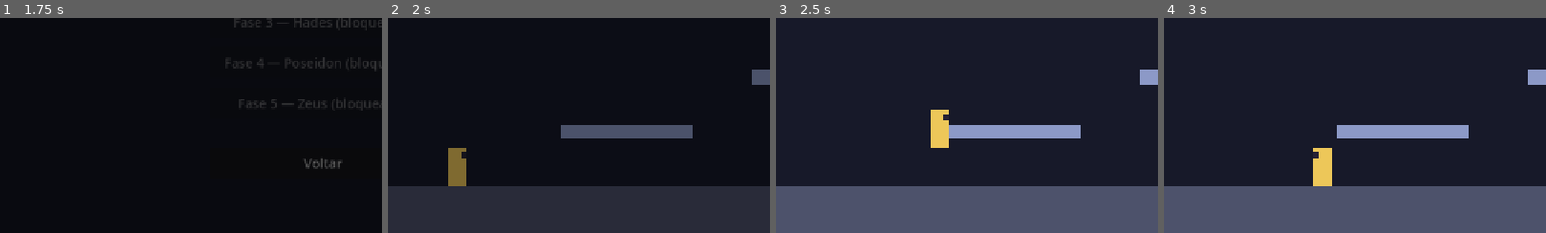
Above: before the commit, frames 1-4 (left to right).
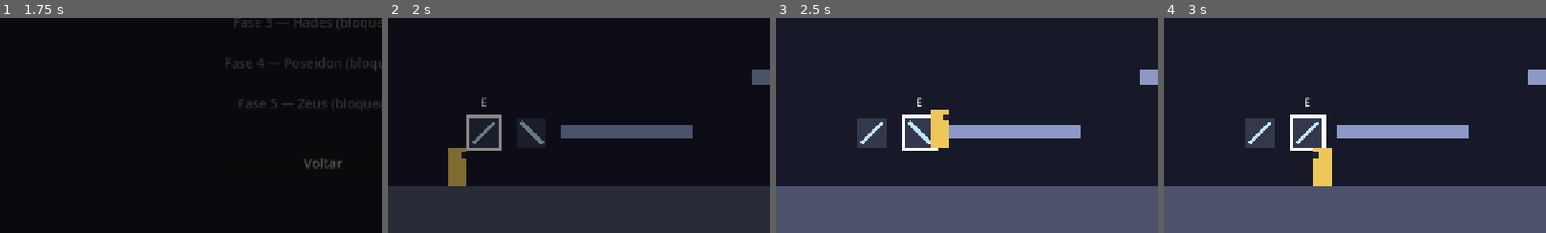
Above: after the commit, the same moments.

Repository: PedroBrassi/ascensao-ao-olimpo
Game: Godot game, scene res://cenas/ui/menu_principal.tscn
The game is run twice, just before and just after one commit, with the same random seed, the same clock (stepped at 60 frames per second) and the same inputs.
Inputs:
- Up to frame 1 (1.75 s): click "Jogar" at 0.5 s; hold D (mover_direita) from 1.28 s (still down); tap E (interagir) at 1.35 s; tap Space (pular) at 1.52 s
- Up to frame 2 (2 s): keep holding D (mover_direita)
- Up to frame 3 (2.5 s): keep holding D (mover_direita); tap E (interagir) at 2.1 s; tap Space (pular) at 2.27 s
- Up to frame 4 (3 s): release D (mover_direita) at 2.78 s; hold A (mover_esquerda) from 2.78 s (still down); tap E (interagir) at 2.85 s
The pictures show only the part of the screen within x 8-58%, y 50-100%; the shares and areas given below are measured in that part.

Frame 1 is identical in both runs. In frame 2, 0.8% of the frame differs, in the area x 20-41%, y 36-62%; in frame 3, 2.4%; in frame 4, 2.7%, in the area x 21-43%, y 36-62%.

Commit message:
Etapa 1: interação com objetos, espelho de Afrodite e queda sempre tira vida

Diff:
--- /dev/null
+++ b/cenas/fases/fase_1_afrodite/elementos/espelho.tscn
@@ -0,0 +1,46 @@
+[gd_scene format=3 uid="uid://c4regr3l7qkmn"]
+
+[ext_resource type="Script" uid="uid://m68i2d7msdgw" path="res://scripts/fases/fase_1_afrodite/espelho.gd" id="1_85fuv"]
+[ext_resource type="Script" uid="uid://5cr561w6hlpq" path="res://scripts/sistemas/interativo.gd" id="2_8c5cb"]
+
+[node name="Espelho" type="Node2D" unique_id=700286824]
+script = ExtResource("1_85fuv")
+
+[node name="Destaque" type="ColorRect" parent="." unique_id=2077117084]
+visible = false
+offset_left = -30.0
+offset_top = -30.0
+offset_right = 30.0
+offset_bottom = 30.0
+mouse_filter = 2
+
+[node name="Moldura" type="ColorRect" parent="." unique_id=812106795]
+offset_left = -24.0
+offset_top = -24.0
+offset_right = 24.0
+offset_bottom = 24.0
+mouse_filter = 2
+color = Color(0.2, 0.22, 0.3, 1)
+
+[node name="Face" type="Line2D" parent="." unique_id=313473289]
+points = PackedVector2Array(-18, 18, 18, -18)
+width = 6.0
+default_color = Color(0.75, 0.9, 1, 1)
+
+[node name="Dica" type="Label" parent="." unique_id=1192706078]
+visible = false
+offset_left = -20.0
+offset_top = -66.0
+offset_right = 20.0
+offset_bottom = -38.0
+theme_override_colors/font_color = Color(1, 1, 1, 1)
+theme_override_font_sizes/font_size = 20
+text = "E"
+horizontal_alignment = 1
+vertical_alignment = 1
+
+[node name="Interativo" type="Node2D" parent="." unique_id=1965180105 node_paths=PackedStringArray("destaque", "dica")]
+script = ExtResource("2_8c5cb")
+alcance = 80.0
+destaque = NodePath("../Destaque")
+dica = NodePath("../Dica")
--- a/cenas/fases/teste/area_teste.tscn
+++ b/cenas/fases/teste/area_teste.tscn
@@ -2,6 +2,7 @@
 
 [ext_resource type="PackedScene" uid="uid://dvkyqfj5qsk48" path="res://cenas/jogador/jogador.tscn" id="1_ejfvi"]
 [ext_resource type="Script" uid="uid://duc02wmwkk3ha" path="res://scripts/fases/area_de_jogo.gd" id="1_rqe2n"]
+[ext_resource type="PackedScene" uid="uid://c4regr3l7qkmn" path="res://cenas/fases/fase_1_afrodite/elementos/espelho.tscn" id="2_4w4ih"]
 [ext_resource type="PackedScene" uid="uid://flqij84s5vsb" path="res://cenas/objetos/espinhos.tscn" id="3_4hbwe"]
 [ext_resource type="Script" uid="uid://dqstreepw4ry4" path="res://scripts/objetos/zona_de_queda.gd" id="4_y4u2d"]
 [ext_resource type="PackedScene" uid="uid://bj7na3ehi027a" path="res://cenas/objetos/checkpoint.tscn" id="5_cn5tp"]
@@ -121,6 +122,13 @@
 mouse_filter = 2
 color = Color(0.3, 0.32, 0.42, 1)
 
+[node name="Espelho" parent="." unique_id=700286824 instance=ExtResource("2_4w4ih")]
+position = Vector2(260, 552)
+
+[node name="Espelho2" parent="." unique_id=1702575940 instance=ExtResource("2_4w4ih")]
+position = Vector2(340, 552)
+orientacao_inicial = 1
+
 [node name="Jogador" parent="." unique_id=1220948030 instance=ExtResource("1_ejfvi")]
 position = Vector2(200, 640)
 
--- a/cenas/jogador/jogador.tscn
+++ b/cenas/jogador/jogador.tscn
@@ -3,6 +3,7 @@
 [ext_resource type="Script" uid="uid://dp2sdcqpe73md" path="res://scripts/jogador/jogador.gd" id="1_tm1li"]
 [ext_resource type="Script" uid="uid://bglpivvu8frab" path="res://scripts/sistemas/hurtbox.gd" id="2_gaiqy"]
 [ext_resource type="Script" uid="uid://dti7cud0ewnyg" path="res://scripts/sistemas/vida.gd" id="3_nkbb3"]
+[ext_resource type="Script" uid="uid://djfcowt2kcgc" path="res://scripts/jogador/interacao_do_jogador.gd" id="4_nkbb3"]
 
 [sub_resource type="RectangleShape2D" id="RectangleShape2D_ismvl"]
 size = Vector2(32, 64)
@@ -53,3 +54,7 @@
 script = ExtResource("3_nkbb3")
 hurtbox = NodePath("../Hurtbox")
 visual = NodePath("../Visual")
+
+[node name="Interacao" type="Node2D" parent="." unique_id=1834619175]
+position = Vector2(0, -32)
+script = ExtResource("4_nkbb3")
--- /dev/null
+++ b/scripts/fases/fase_1_afrodite/espelho.gd
@@ -0,0 +1,65 @@
+class_name Espelho
+extends Node2D
+## Espelho do puzzle de luz da fase de Afrodite.
+##
+## Tem duas orientações lógicas, "/" e "\", e troca de uma para a outra a
+## cada interação do personagem. A orientação é um valor guardado no script,
+## e não a rotação do desenho: quem for calcular o caminho da luz lê a
+## variável `orientacao`.
+##
+## PROVISÓRIO: o desenho é uma linha diagonal dentro de um quadrado. Quando
+## a arte chegar, cada orientação ganha a sua imagem.
+
+## Emitido quando a orientação muda.
+signal orientacao_mudou(orientacao: Orientacao)
+
+enum Orientacao {
+	BARRA,        ## "/": sobe da esquerda para a direita
+	CONTRABARRA,  ## "\": desce da esquerda para a direita
+}
+
+## Metade do tamanho da linha provisória, em pixels.
+const MEIA_FACE := 18.0
+
+## Orientação com que o espelho começa a área.
+@export var orientacao_inicial := Orientacao.BARRA
+
+## Orientação atual. Para mudar, use alternar() ou definir_orientacao().
+var orientacao := Orientacao.BARRA
+
+@onready var _face: Line2D = $Face
+@onready var _interativo: Interativo = $Interativo
+
+
+func _ready() -> void:
+	orientacao = orientacao_inicial
+	_interativo.acionado.connect(_ao_ser_acionado)
+	_atualizar_desenho()
+
+
+## Troca "/" por "\" e vice-versa.
+func alternar() -> void:
+	if orientacao == Orientacao.BARRA:
+		definir_orientacao(Orientacao.CONTRABARRA)
+	else:
+		definir_orientacao(Orientacao.BARRA)
+
+
+func definir_orientacao(nova: Orientacao) -> void:
+	if nova == orientacao:
+		return
+	orientacao = nova
+	_atualizar_desenho()
+	orientacao_mudou.emit(orientacao)
+
+
+func _ao_ser_acionado(_jogador: Node2D) -> void:
+	alternar()
+
+
+func _atualizar_desenho() -> void:
+	# No Godot o eixo y cresce para baixo: "/" vai de baixo-esquerda a cima-direita.
+	if orientacao == Orientacao.BARRA:
+		_face.points = PackedVector2Array([Vector2(-MEIA_FACE, MEIA_FACE), Vector2(MEIA_FACE, -MEIA_FACE)])
+	else:
+		_face.points = PackedVector2Array([Vector2(-MEIA_FACE, -MEIA_FACE), Vector2(MEIA_FACE, MEIA_FACE)])
--- /dev/null
+++ b/scripts/jogador/interacao_do_jogador.gd
@@ -0,0 +1,72 @@
+class_name InteracaoDoJogador
+extends Node2D
+## Parte do personagem que cuida da interação com objetos.
+##
+## A cada quadro, escolhe o Interativo mais próximo que esteja ao alcance e
+## o marca como selecionado. Ao apertar "interagir", aciona esse objeto.
+## A distância é medida a partir da posição deste nó.
+##
+## Com o jogo pausado (pausa, derrota ou escurecimento da tela) este nó não
+## roda, então não há interação nesses momentos.
+
+## Emitido quando o objeto selecionado muda. Vem nulo quando não há nenhum.
+signal selecao_mudou(objeto: Interativo)
+## Emitido quando o personagem aciona um objeto.
+signal interagiu(objeto: Interativo)
+
+## Desligue para o personagem deixar de interagir por um tempo.
+@export var habilitada := true
+## Para trocar de objeto, o outro precisa estar mais perto que o atual por
+## mais do que esta distância. Evita a seleção ficar alternando quando dois
+## objetos estão quase à mesma distância.
+@export var margem_de_troca := 4.0
+
+## Objeto que será acionado ao apertar o botão. Nulo quando não há nenhum.
+var selecionado: Interativo = null
+
+
+func _physics_process(_delta: float) -> void:
+	_atualizar_selecao()
+	if selecionado == null:
+		return
+	# just_pressed só vale no quadro em que o botão desce: segurar não repete.
+	if Input.is_action_just_pressed("interagir") and not Transicao.em_andamento():
+		selecionado.acionar(get_parent() as Node2D)
+		interagiu.emit(selecionado)
+
+
+func _atualizar_selecao() -> void:
+	if not is_instance_valid(selecionado):
+		selecionado = null  # o objeto saiu da cena
+	if not habilitada:
+		_selecionar(null)
+		return
+
+	var ponto := global_position
+	var mais_proximo: Interativo = null
+	var menor_distancia := INF
+	for no in get_tree().get_nodes_in_group(Interativo.GRUPO):
+		var objeto := no as Interativo
+		if objeto == null or not objeto.esta_ao_alcance_de(ponto):
+			continue
+		var distancia := objeto.global_position.distance_to(ponto)
+		if distancia < menor_distancia:
+			menor_distancia = distancia
+			mais_proximo = objeto
+
+	# No empate, ou quase empate, o objeto atual continua selecionado.
+	if selecionado != null and selecionado != mais_proximo and selecionado.esta_ao_alcance_de(ponto):
+		if selecionado.global_position.distance_to(ponto) <= menor_distancia + margem_de_troca:
+			mais_proximo = selecionado
+	_selecionar(mais_proximo)
+
+
+func _selecionar(objeto: Interativo) -> void:
+	if objeto == selecionado:
+		return
+	if selecionado != null:
+		selecionado.definir_selecao(false)
+	selecionado = objeto
+	if selecionado != null:
+		selecionado.definir_selecao(true)
+	selecao_mudou.emit(selecionado)
--- a/scripts/jogador/jogador.gd
+++ b/scripts/jogador/jogador.gd
@@ -46,6 +46,7 @@
 var _coyote := 0.0
 var _buffer_do_salto := 0.0
 var _estava_no_chao := false
+var _quadro_da_ultima_queda := -1
 
 @onready var _visual: Node2D = $Visual
 @onready var _vida: Vida = $Vida
@@ -73,9 +74,17 @@
 
 
 ## Chamado pela ZonaDeQueda: perde uma vida e, se ainda restar alguma,
-## volta ao ponto de retorno.
+## volta ao ponto de retorno. A queda tira vida mesmo durante a
+## invencibilidade. Se era a última vida, o personagem não reaparece e a
+## tela de derrota assume.
 func cair() -> void:
-	_vida.receber_dano(1)
+	# Duas zonas de queda encostadas avisariam no mesmo quadro: conta uma só.
+	var quadro := Engine.get_physics_frames()
+	if quadro == _quadro_da_ultima_queda:
+		return
+	_quadro_da_ultima_queda = quadro
+
+	_vida.receber_dano(1, true)
 	if not _vida.esta_morto():
 		reaparecer()
 
--- /dev/null
+++ b/scripts/sistemas/interativo.gd
@@ -0,0 +1,65 @@
+class_name Interativo
+extends Node2D
+## Marca um objeto como algo com que o personagem pode interagir.
+##
+## Fica como filho do objeto, na posição a partir da qual a distância até o
+## personagem é medida. Não faz nada sozinho: avisa pelo sinal `acionado`, e
+## é o objeto que decide o que acontece.
+##
+## Quem escolhe o objeto selecionado e chama acionar() é o personagem, pelo
+## nó InteracaoDoJogador.
+
+## Emitido a cada interação do personagem com este objeto.
+signal acionado(jogador: Node2D)
+## Emitido quando o objeto passa a ser, ou deixa de ser, o selecionado.
+signal selecao_mudou(selecionado: bool)
+
+## Grupo em que todo Interativo se registra. É por ele que o personagem
+## encontra os objetos da cena.
+const GRUPO := "interativos"
+
+## Distância máxima, em pixels, entre este nó e o personagem.
+@export var alcance := 72.0
+## Desligue para o objeto deixar de aceitar interação sem sair da cena.
+@export var habilitado := true
+## Opcional: nó mostrado só enquanto o objeto está selecionado.
+@export var destaque: CanvasItem
+## Opcional: nó com a indicação do comando, mostrado só enquanto o objeto
+## está selecionado.
+@export var dica: CanvasItem
+
+## Verdadeiro enquanto este é o objeto que o personagem vai acionar.
+var selecionado := false
+
+
+func _ready() -> void:
+	add_to_group(GRUPO)
+	_mostrar_selecao()
+
+
+## Diz se o objeto pode ser acionado por alguém que está no ponto dado.
+func esta_ao_alcance_de(ponto: Vector2) -> bool:
+	return habilitado and is_visible_in_tree() and global_position.distance_to(ponto) <= alcance
+
+
+## Chamado pelo personagem quando a seleção muda.
+func definir_selecao(valor: bool) -> void:
+	if selecionado == valor:
+		return
+	selecionado = valor
+	_mostrar_selecao()
+	selecao_mudou.emit(selecionado)
+
+
+## Chamado pelo personagem quando o botão de interação é apertado.
+func acionar(jogador: Node2D) -> void:
+	if not habilitado:
+		return
+	acionado.emit(jogador)
+
+
+func _mostrar_selecao() -> void:
+	if destaque != null:
+		destaque.visible = selecionado
+	if dica != null:
+		dica.visible = selecionado
--- a/scripts/sistemas/transicao.gd
+++ b/scripts/sistemas/transicao.gd
@@ -32,6 +32,11 @@
 	await _transicionar(func() -> Error: return get_tree().reload_current_scene())
 
 
+## Verdadeiro do começo do escurecimento até a tela terminar de clarear.
+func em_andamento() -> bool:
+	return _ocupada
+
+
 func _transicionar(troca: Callable) -> void:
 	if _ocupada:
 		return
--- a/scripts/sistemas/vida.gd
+++ b/scripts/sistemas/vida.gd
@@ -45,8 +45,12 @@
 	return vida_atual <= 0
 
 
-func receber_dano(quantidade: int) -> void:
-	if quantidade <= 0 or esta_morto() or esta_invencivel():
+## Tira vida. Durante a invencibilidade o dano é ignorado, a não ser que
+## `ignorar_invencibilidade` venha verdadeiro (é o caso da queda no buraco).
+func receber_dano(quantidade: int, ignorar_invencibilidade := false) -> void:
+	if quantidade <= 0 or esta_morto():
+		return
+	if esta_invencivel() and not ignorar_invencibilidade:
 		return
 	vida_atual = maxi(vida_atual - quantidade, 0)
 	vida_mudou.emit(vida_atual, vida_maxima)
Not shown, added: scripts/fases/fase_1_afrodite/espelho.gd.uid
Not shown, added: scripts/jogador/interacao_do_jogador.gd.uid
Not shown, added: scripts/sistemas/interativo.gd.uid
Not shown, changed: CHECK.md
Not shown, changed: DOCUMENTACAO.md
